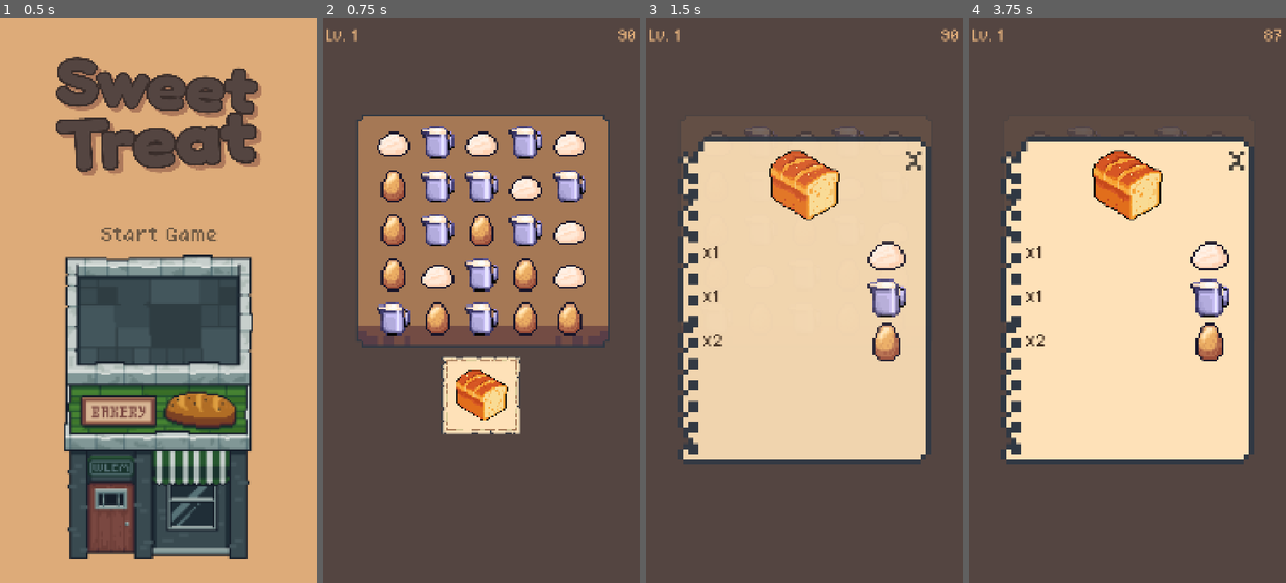
Above: before the commit, frames 1-4 (left to right).
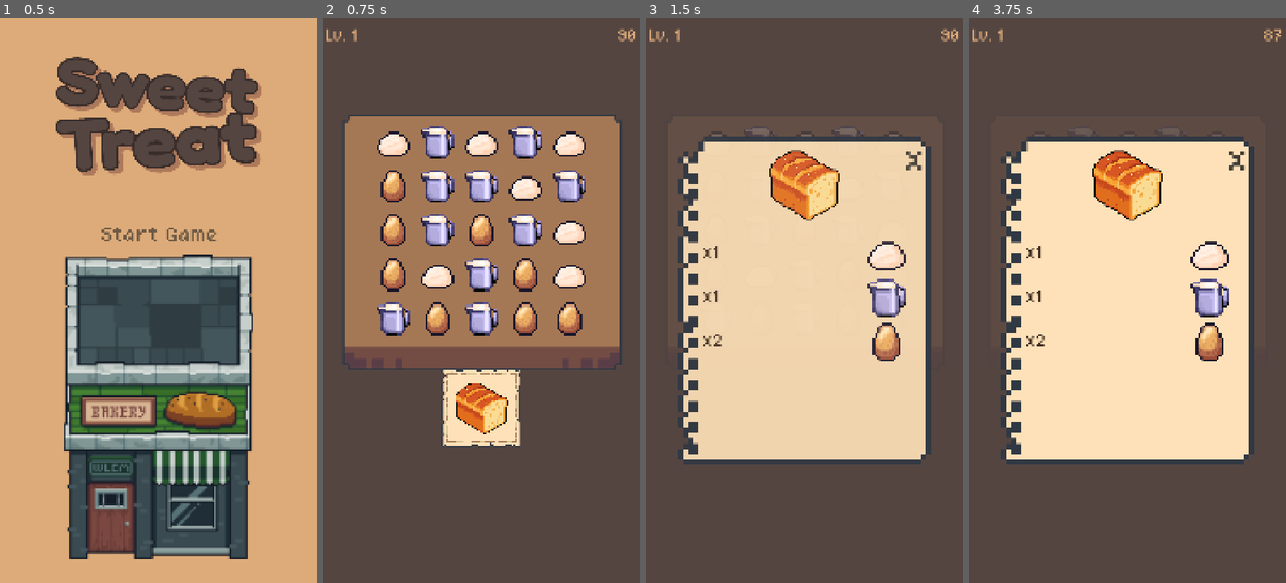
Above: after the commit, the same moments.

Repository: Krisha052/sweet-treat
Game: Godot game, scene res://scenes/main.tscn
Two runs of this game, one before a commit and one after it. Both use one fixed random seed, a clock stepped at 60 frames per second and the inputs below.
Inputs (mouse positions are in pixels of both pictures, inside the frame that each line leads up to; where the layout moved, square brackets give the same spot in the first picture):
- Up to frame 1 (0.5 s): no input
- Up to frame 2 (0.75 s): click (481, 232) at 0.5 s
- Up to frame 3 (1.5 s): click (804, 407) [804, 396] at 1.25 s
- Up to frame 4 (3.75 s): tap Enter at 2, 3.5 s; move the mouse to (1038, 142) at 2.02 s; tap R at 2.1, 2.85, 3.6 s; click (1038, 142) at 2.17 s; tap Space at 2.75 s; move the mouse to (1083, 142) at 2.77 s; click (1083, 142) at 2.92 s; move the mouse to (1127, 142) at 3.52 s; click (1127, 142) at 3.67 s

Frame 1 is identical in both runs. In frame 2, 11% of the frame differs, in the area x 6-95%, y 17-76%; in frame 3, less than 0.1%; in frame 4, less than 0.1%.

Commit message:
Expand board bottom to clear bezel; shift card row to match
offset_bottom -406→-326: board rect grows taller so the wood/bezel
boundary (native row 234) sits ~75px below the bottom ingredient row,
clearing the 3D bezel band completely. At the new scale the bezel is
~74px tall and extends to ~1192px.

position_card_row() gap 50→95px: shifts card row top to ~1192px,
placing it just below the bezel bottom so the full 3D band is visible
between ingredients and dish cards.

Co-Authored-By: Claude Sonnet 4.6 <noreply@anthropic.com>

Diff:
--- a/scenes/levels/level_base.tscn
+++ b/scenes/levels/level_base.tscn
@@ -24,7 +24,7 @@
 offset_left = 33.0
 offset_top = -305.0
 offset_right = 33.0
-offset_bottom = -406.0
+offset_bottom = -326.0
 expand_mode = 1
 stretch_mode = 5
 texture = ExtResource("4_base")
--- a/scripts/ui/hud.gd
+++ b/scripts/ui/hud.gd
@@ -17,7 +17,7 @@
 
 func position_card_row(board_bottom_px: float) -> void:
 	var vp_h := get_viewport().get_visible_rect().size.y
-	var top_y := board_bottom_px + 50.0
+	var top_y := board_bottom_px + 95.0
 	_card_row.anchor_top = top_y / vp_h
 	_card_row.anchor_bottom = (top_y + 300.0) / vp_h
 	_card_row.offset_top = 0.0
